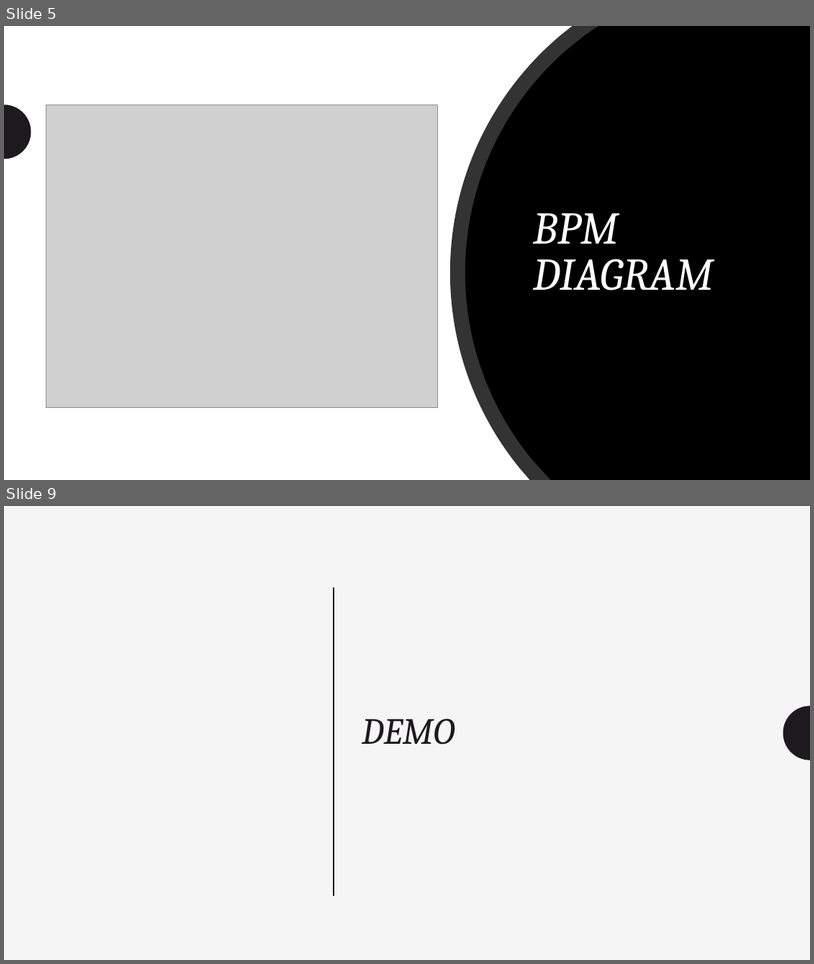
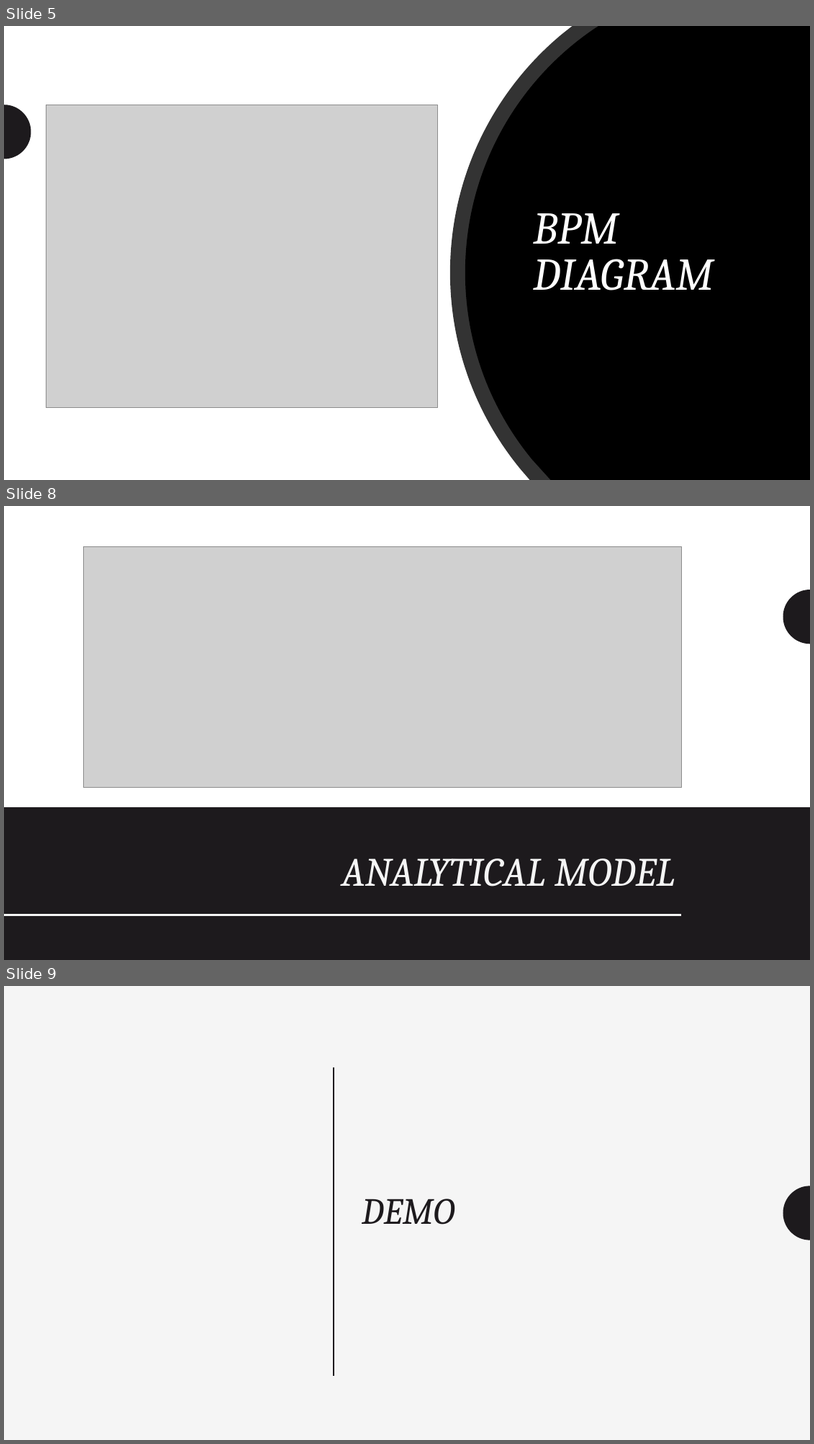
Before and after one commit to acquayefrank/nyc-crashes, a slide deck: documents/final_presentation.pptx. Shown one above the other, each under a label of ours: slides 5 and 9 before the commit, slides 5, 8 and 9 after it; the slides between them are not shown. The pictures are 814x964 and 814x1444 pixels, drawn with LibreOffice and Linux fonts; fonts in the diff are those of the drawing; grey boxes stand for pictures. Boxes give left, top, right and bottom in pixels: in the first picture for what was removed or moved away, otherwise in the second. Text is boxed around its words. In the diff, an @@ line names an element or a change of style, - is before the commit and + after.

```diff
--- a/documents/final_presentation.pptx
+++ b/documents/final_presentation.pptx
@@ slide 8 added at [4, 506, 810, 960], background #FFFFFF; not listed: 2 template elements that a slide beside it also shows @@
@@ rectangle added at [4, 506, 810, 808], fill #FFFFFF @@
@@ picture added at [84, 546, 682, 788] @@
@@ line added from (55, 590) to (55, 960), #1D1A1D 2 pt @@
@@ freeform shape added at [784, 584, 810, 639], fill #1D1A1D @@
@@ freeform shape added at [784, 590, 810, 644], fill #1D1A1D @@
@@ rectangle added at [4, 807, 810, 960], fill #1D1A1D @@
@@ title added at [342, 858, 676, 886], 48 pt, text #F5F5F5, italic @@
+ANALYTICAL MODEL
@@ line added from (682, 915) to (4, 915), #F5F5F5 2 pt @@
```
Also in this commit, not shown: 2 slides changed, 1 slide removed.
